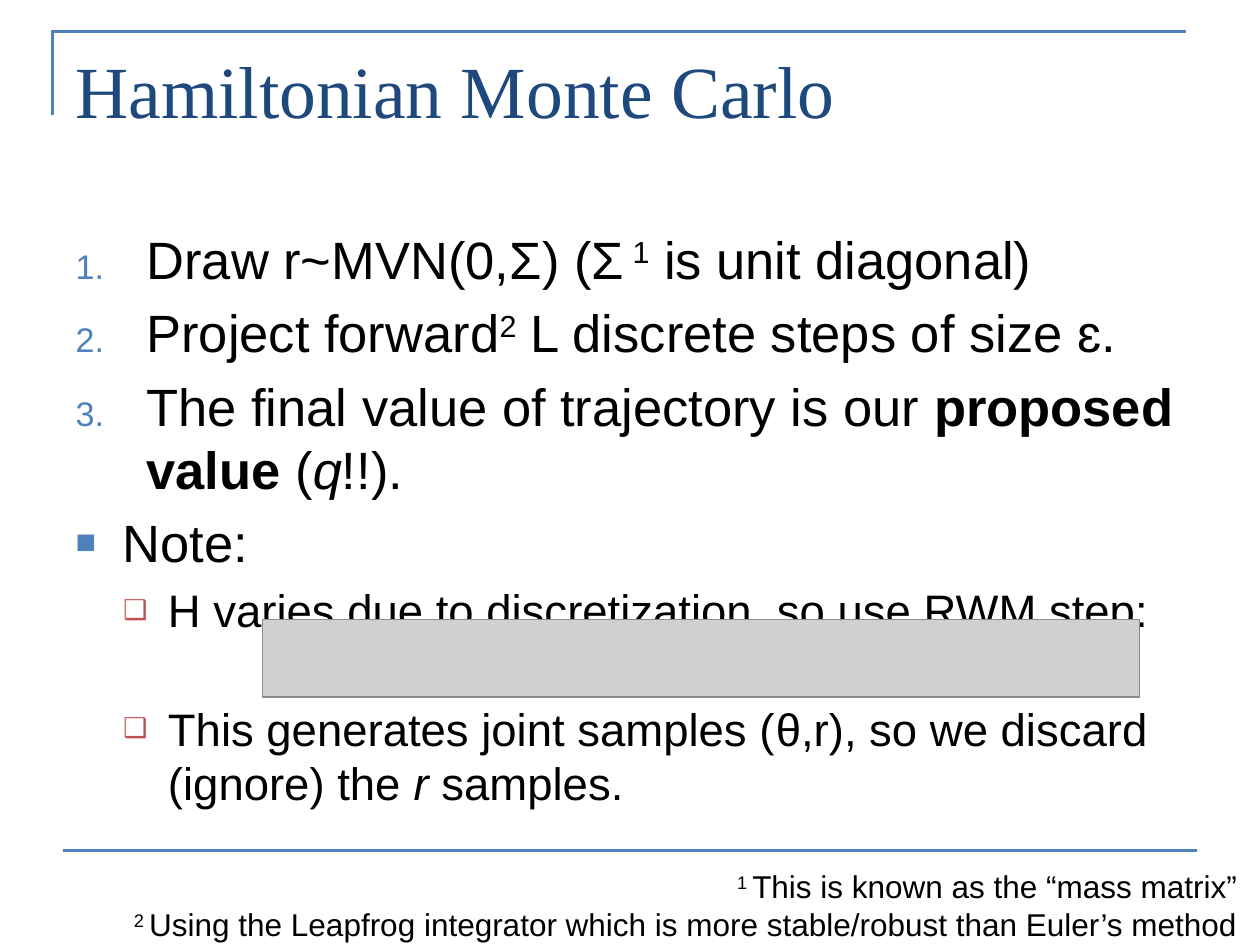
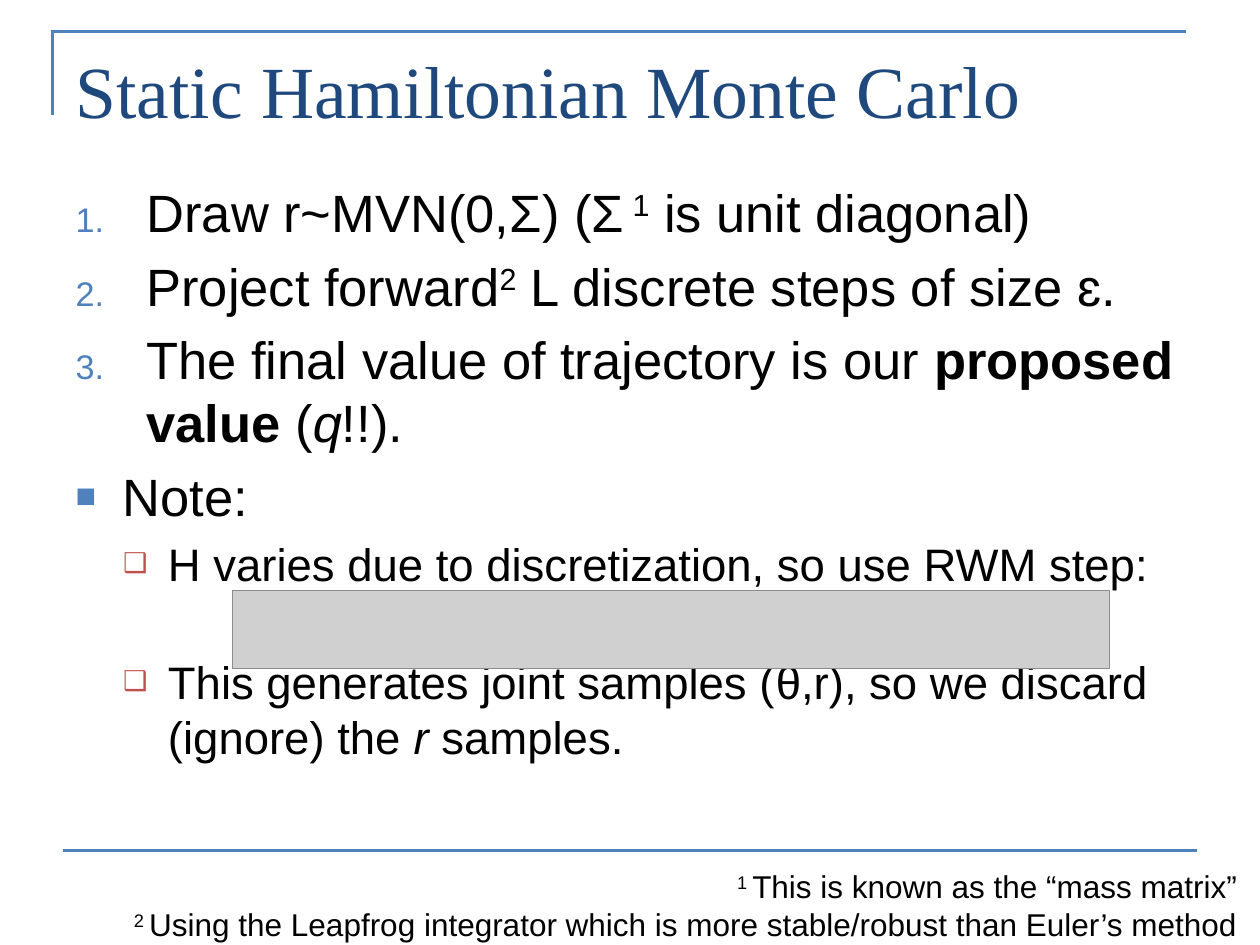
Before and after one commit to colemonnahan/bayes_workshop, a slide deck: slide 17 of dia5/lecture5_hmc.pptx. Drawn at 1260x945 pixels with LibreOffice and Linux fonts; fonts in the diff are those of the drawing; grey boxes stand for pictures. Boxes give left, top, right and bottom in pixels: in the first picture for what was removed or moved away, otherwise in the second. Text is boxed around its words. In the diff, an @@ line names an element or a change of style, - is before the commit and + after.

```diff
--- a/dia5/lecture5_hmc.pptx
+++ b/dia5/lecture5_hmc.pptx
@@ title at <box>76,67,1020,119</box>: text changed @@
-Hamiltonian Monte Carlo
+Static Hamiltonian Monte Carlo
@@ text "Draw r~MVN(0,Σ) (Σ 1 is ...": place and size @@
-text "Draw r~MVN(0,Σ) (Σ 1 is ..." at <box>123,241,1173,810</box>
+text "Draw r~MVN(0,Σ) (Σ 1 is ..." at <box>123,194,1173,763</box>
@@ picture: place and size @@
-picture at <box>262,620,1139,698</box>
+picture at <box>232,591,1109,669</box>
```
Also in this commit, not shown: 12 other slides changed, 5 slides added, 8 slides removed, 9 other files.
